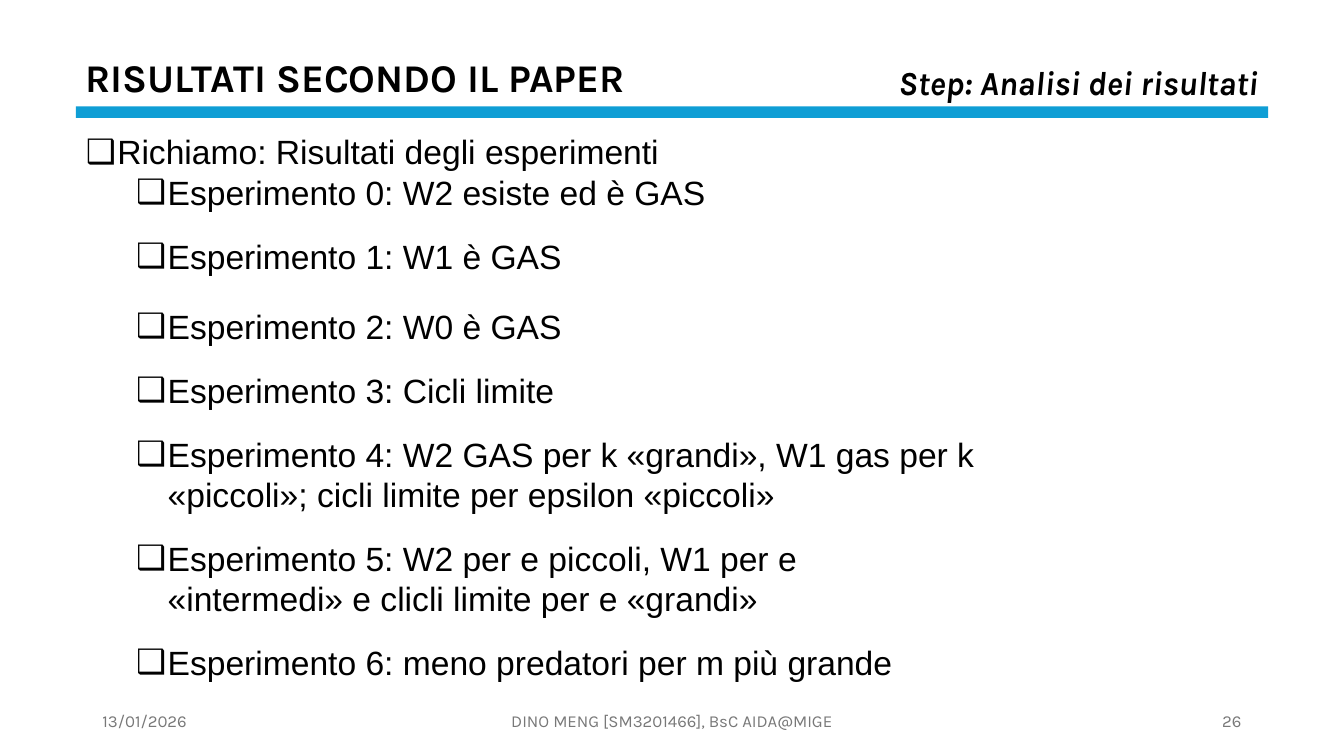
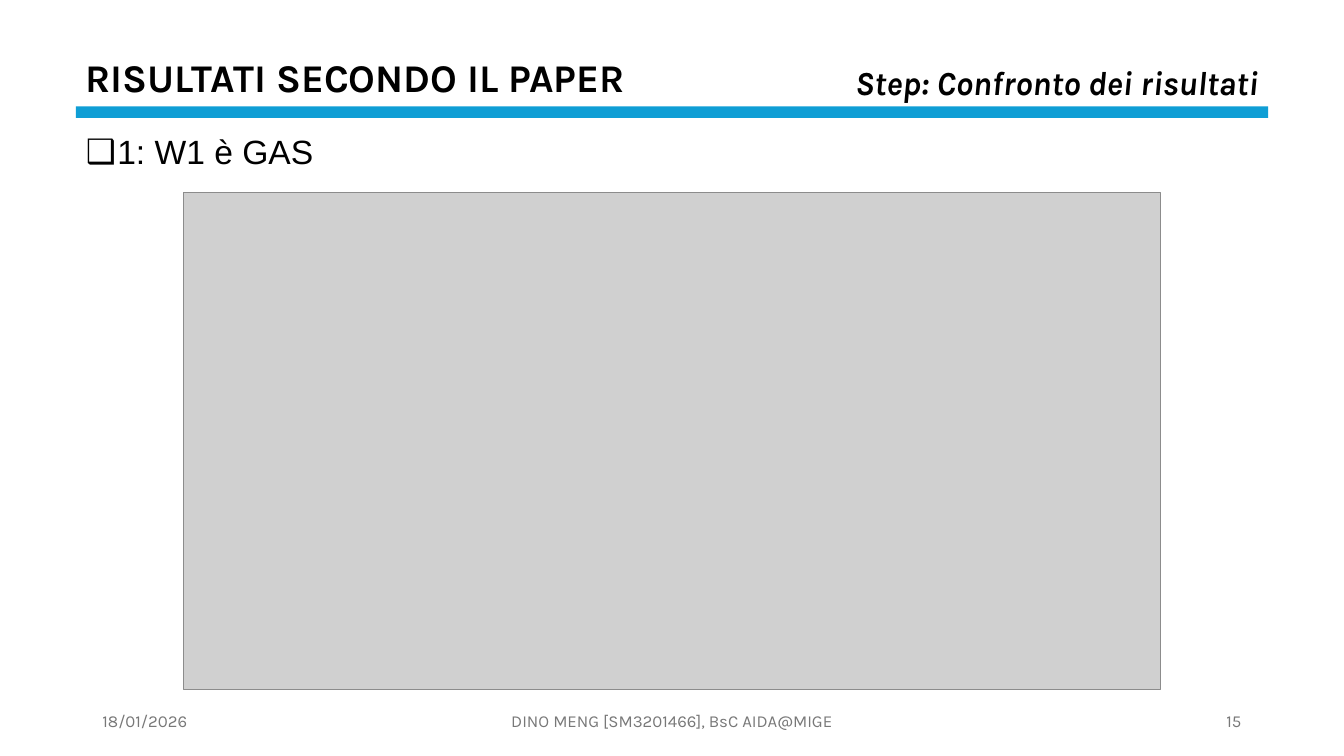
Before and after one commit to OdinMeng/AIDA-UNIVERSITY-NOTES-2025-2026, a slide deck: slide 15 of Complex Systems/project/PresentationPROJECTSM3201466.pptx (slide 26 before the commit). Drawn at 1344x756 pixels with LibreOffice and Linux fonts; fonts in the diff are those of the drawing; grey boxes stand for pictures. Boxes give left, top, right and bottom in pixels: in the first picture for what was removed or moved away, otherwise in the second. Text is boxed around its words. In the diff, an @@ line names an element or a change of style, - is before the commit and + after.

Commit message:
dispensa: cambiato qualcosa sull'organizzazione degli appunti, non mi ricordo di preciso cosa; progetto: più o meno pronta per la consegna, magari da lavorarci ancora sulle slide; esame sistemi complessi: fornito una traccia per la soluzione.

```diff
--- a/Complex Systems/project/PresentationPROJECTSM3201466.pptx
+++ b/Complex Systems/project/PresentationPROJECTSM3201466.pptx
@@ text at <box>855,71,1258,103</box>: text changed @@
-Step: Analisi dei risultati
+Step: Confronto dei risultati
@@ text at <box>117,139,313,165</box>: text changed @@
-❑ Richiamo: Risultati degli esperimenti
-  ❑ Esperimento 0: W2 esiste ed è GAS
-  ❑ Esperimento 1: W1 è GAS
-  ❑ Esperimento 2: W0 è GAS
-  ❑ Esperimento 3: Cicli limite
-  ❑ Esperimento 4: W2 GAS per k «grandi», W1 gas per k «piccoli»; cicli limite per epsilon «piccoli»
-  ❑ Esperimento 5: W2 per e piccoli, W1 per e «intermedi» e clicli limite per e «grandi»
-  ❑ Esperimento 6: meno predatori per m più grande
+❑ 1: W1 è GAS
@@ picture added at <box>184,193,1160,690</box> @@
@@ text at <box>102,715,187,728</box>: text changed @@
-13/01/2026
+18/01/2026
@@ page number at <box>1226,716,1241,727</box>: text changed @@
-26
+15
```
Also in this commit, not shown: 39 other slides changed, 2 slides added, 7 slides removed, 5 other files.
